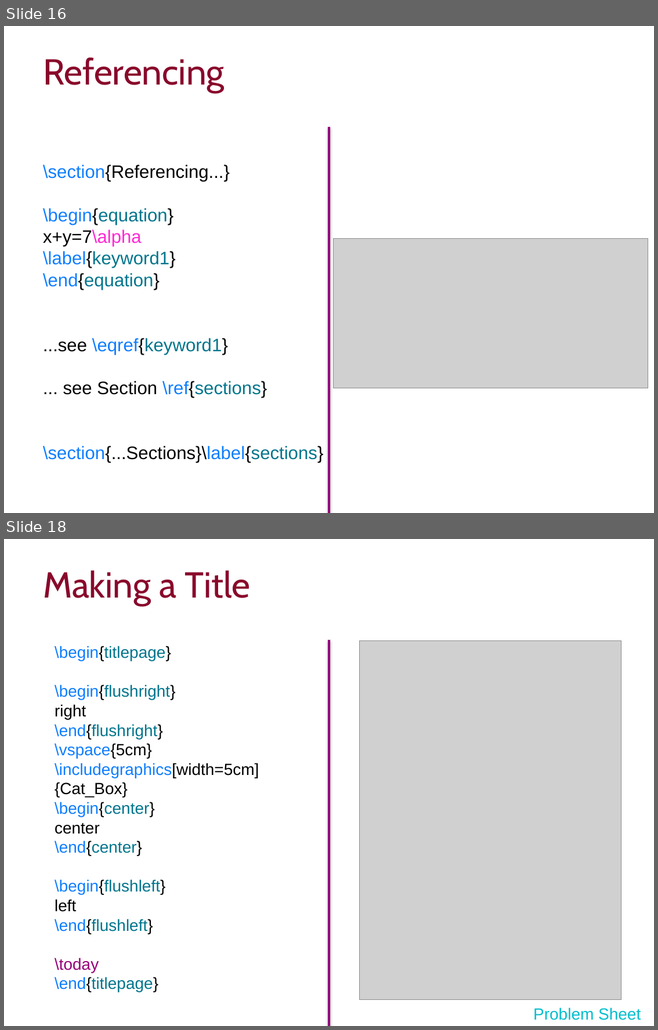
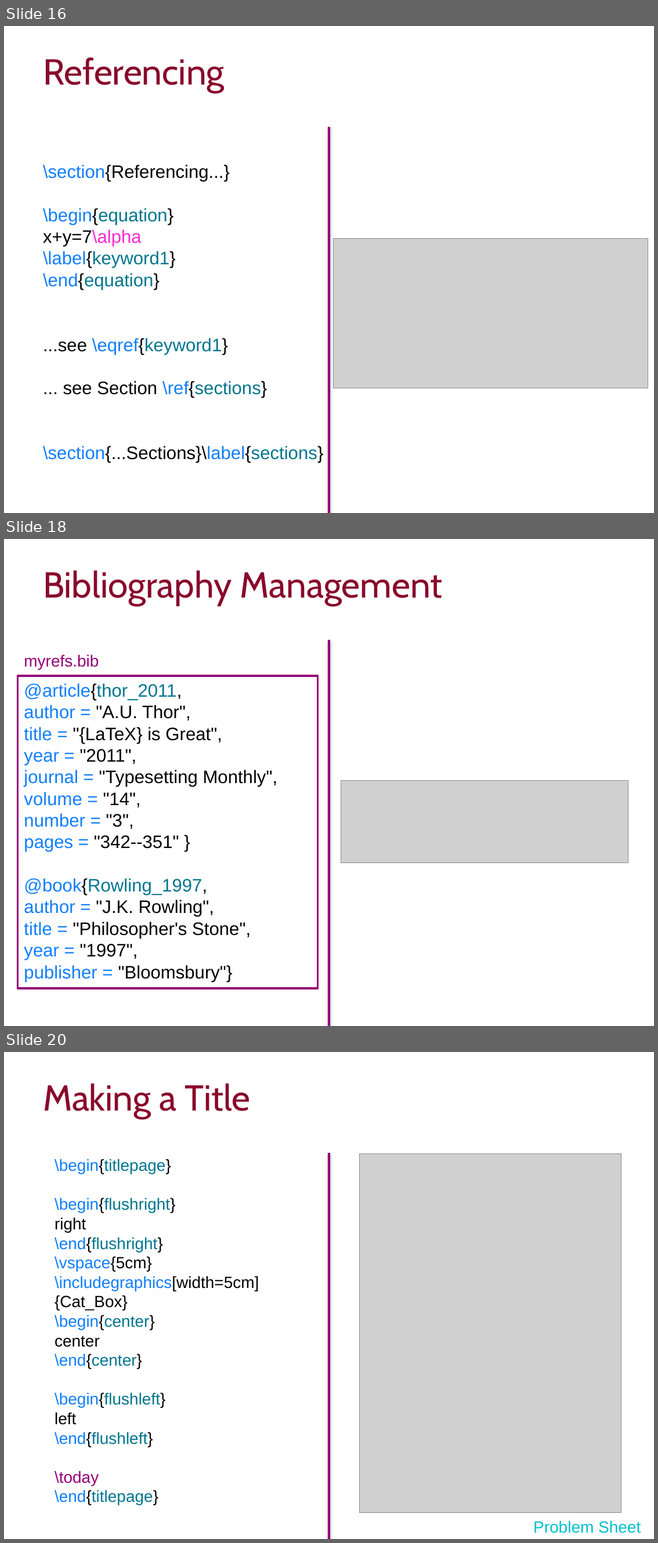
Before and after one commit to ImperialCollegeLondon/RCDS-introduction-to-latex, a slide deck: Intro to Latex Slides.pptx. Shown one above the other, each under a label of ours: slides 16 and 18 before the commit, slides 16, 18 and 20 after it; the slides between them are not shown. The pictures are 658x1030 and 658x1543 pixels, drawn with LibreOffice and Linux fonts; fonts in the diff are those of the drawing; grey boxes stand for pictures; background and template pictures are left out. Boxes give left, top, right and bottom in pixels: in the first picture for what was removed or moved away, otherwise in the second. Text is boxed around its words. In the diff, an @@ line names an element or a change of style, - is before the commit and + after.

```diff
--- a/Intro to Latex Slides.pptx
+++ b/Intro to Latex Slides.pptx
@@ slide 18 added at bbox=[4, 539, 654, 1026], background #FFFFFF @@
@@ title added at bbox=[43, 570, 442, 606], 40 pt, text #89092B @@
+Bibliography Management
@@ line added from (329, 640) to (329, 1026), #960078 2 pt @@
@@ text added at bbox=[24, 654, 99, 670], 18 pt, text #960078 @@
+myrefs.bib
@@ rectangle added at bbox=[18, 676, 318, 988], outline #960078 2.25 pt, 20 pt, text #000000 @@
+@article{thor_2011,
+author = "A.U. Thor",
+title = "{LaTeX} is Great",
+year = "2011",
+journal = "Typesetting Monthly",
+volume = "14",
+number = "3",
+pages = "342--351" }
+@book{Rowling_1997,
+author = "J.K. Rowling",
+title = "Philosopher's Stone",
+year = "1997",
+publisher = "Bloomsbury"}
@@ picture added at bbox=[340, 781, 628, 863] @@
@@ what was slide 18 is now slide 20 @@
```
Also in this commit, not shown: 1 slide changed, 3 other slides added, 1 slide removed.
